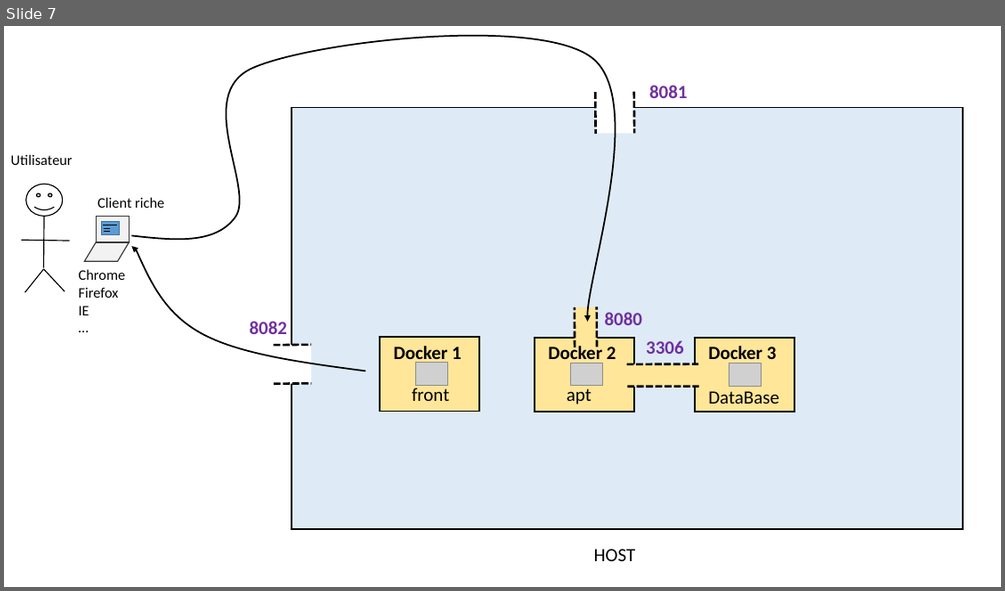
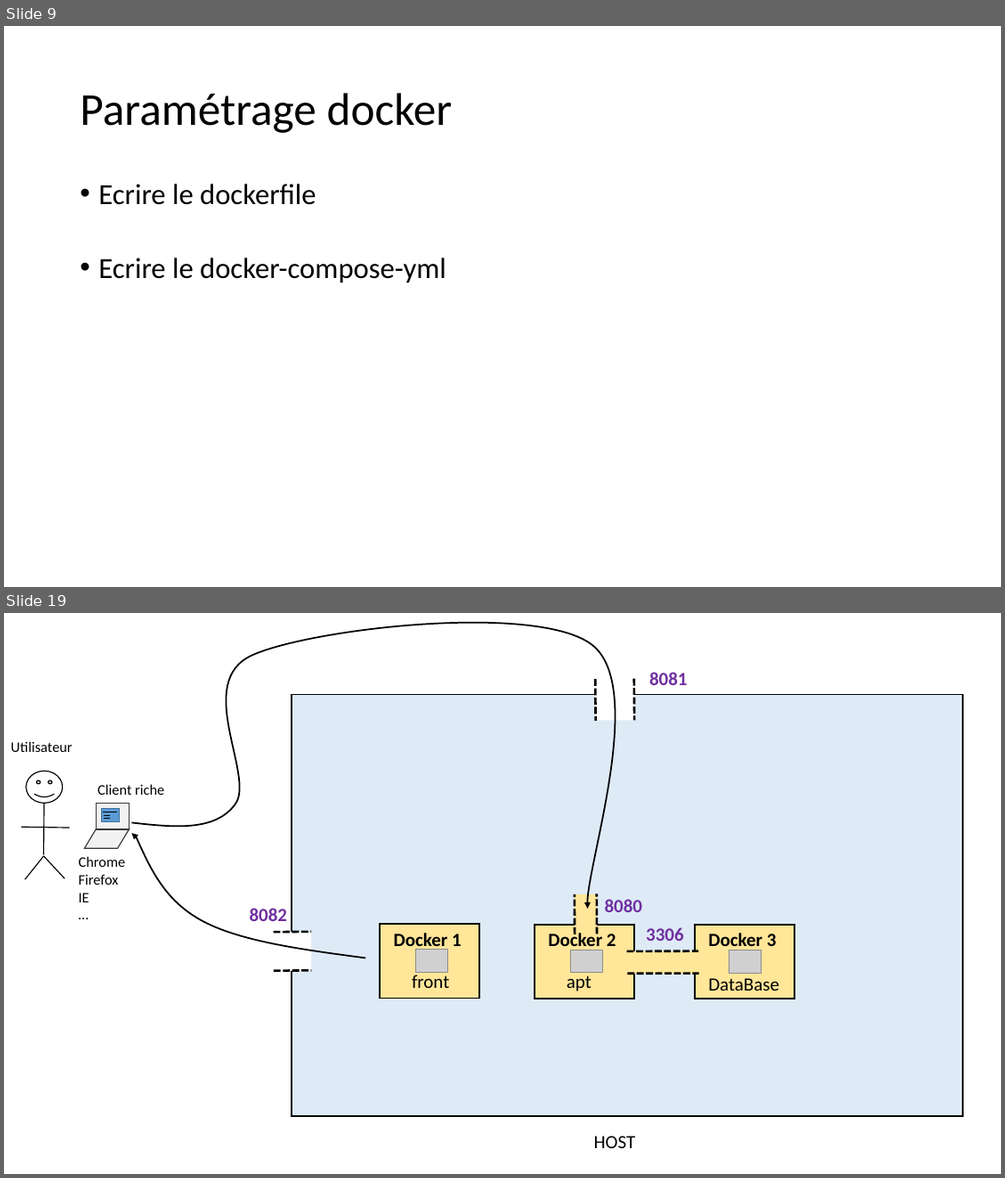
Before and after one commit to AlexaBou/project-history, a slide deck: Projet final.pptx. Shown one above the other, each under a label of ours: slide 7 before the commit, slides 9 and 19 after it; the slides between them are not shown. The pictures are 1005x591 and 1005x1178 pixels, drawn with LibreOffice and Linux fonts; fonts in the diff are those of the drawing; grey boxes stand for pictures. Boxes give left, top, right and bottom in pixels: in the first picture for what was removed or moved away, otherwise in the second. Text is boxed around its words. In the diff, an @@ line names an element or a change of style, - is before the commit and + after.

```diff
--- a/Projet final.pptx
+++ b/Projet final.pptx
@@ slide 9 added at (4, 26, 1001, 587), background #FFFFFF @@
@@ title added at (80, 93, 453, 133), 44 pt, text #000000 @@
+Paramétrage docker
@@ text added at (98, 184, 446, 283), 28 pt, text #000000 @@
+• Ecrire le dockerfile
+• Ecrire le docker-compose-yml
@@ what was slide 7 is now slide 19 @@
```
Also in this commit, not shown: 1 slide changed, 10 other slides added, 2 slides removed.
